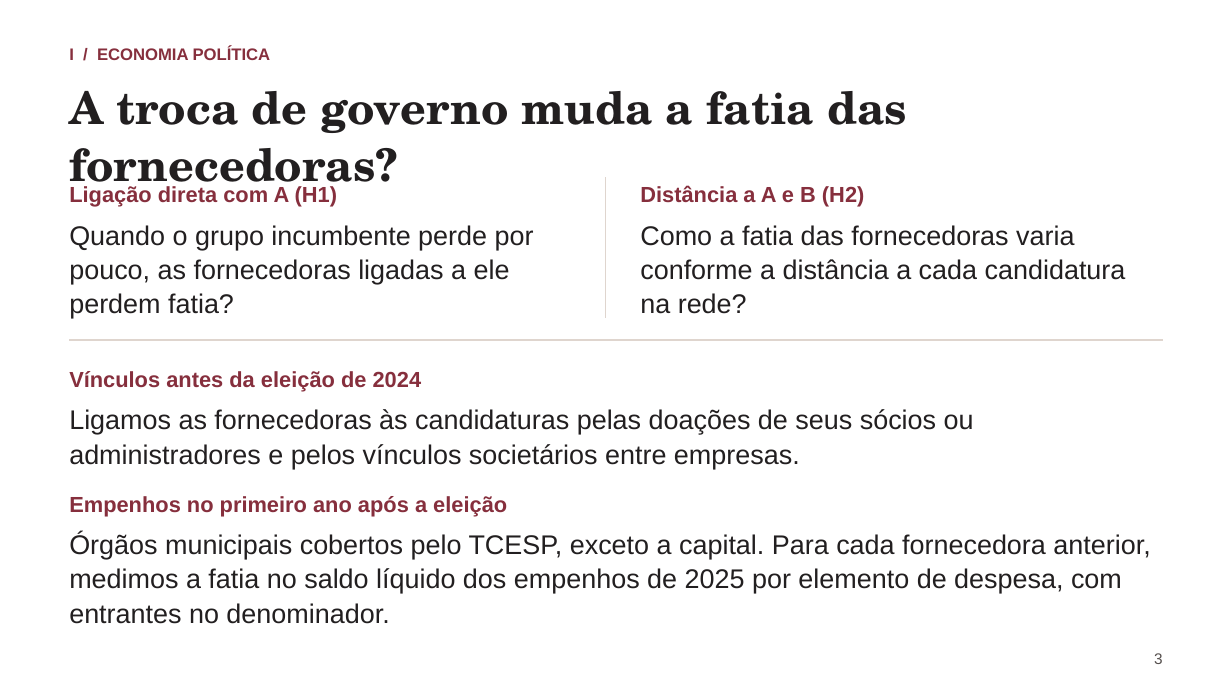
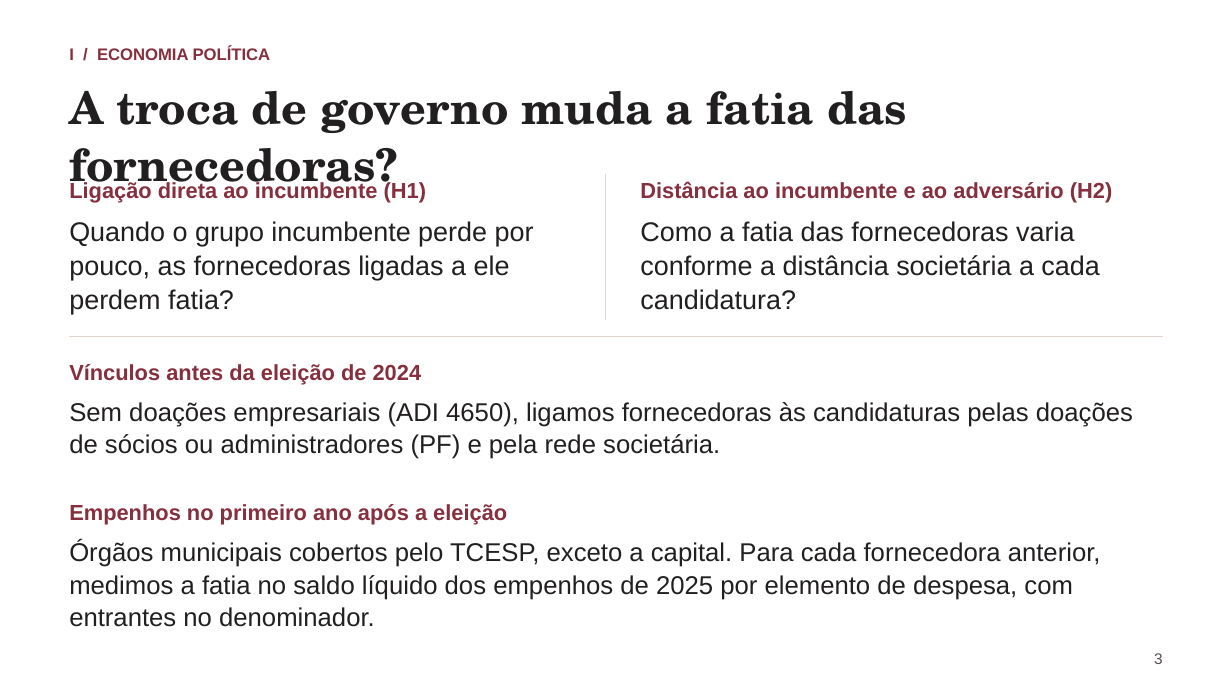
Before and after one commit to rafaelt0/redes-empresariais-alternancia-politica, a slide deck: slide 3 of output/deck.pptx. Drawn at 1232x693 pixels with LibreOffice and Linux fonts; fonts in the diff are those of the drawing. Boxes give left, top, right and bottom in pixels: in the first picture for what was removed or moved away, otherwise in the second. Text is boxed around its words. In the diff, an @@ line names an element or a change of style, - is before the commit and + after.

```diff
--- a/output/deck.pptx
+++ b/output/deck.pptx
@@ text at (69,181,426,203): text changed @@
-Ligação direta com A (H1)
+Ligação direta ao incumbente (H1)
@@ text at (640,181,1112,203): text changed @@
-Distância a A e B (H2)
+Distância ao incumbente e ao adversário (H2)
@@ text at (640,221,1099,310): text changed @@
-Como a fatia das fornecedoras varia conforme a distância a cada candidatura na rede?
+Como a fatia das fornecedoras varia conforme a distância societária a cada candidatura?
@@ 2 texts, 1 line: place and size @@
-2 texts, 1 line at (69,225,1163,392)
+2 texts, 1 line at (69,221,1163,384)
@@ text at (69,402,1133,459): text changed; size 21 to 20 pt @@
-Ligamos as fornecedoras às candidaturas pelas doações de seus sócios ou administradores e pelos vínculos societários entre empresas.
+Sem doações empresariais (ADI 4650), ligamos fornecedoras às candidaturas pelas doações de sócios ou administradores (PF) e pela rede societária.
@@ text "Empenhos no primeiro ano após ...": place and size @@
-text "Empenhos no primeiro ano após ..." at (69,496,507,516)
+text "Empenhos no primeiro ano após ..." at (69,504,507,525)
@@ text "Órgãos municipais cobertos pelo TCESP, ...": place and size @@
-text "Órgãos municipais cobertos pelo TCESP, ..." at (69,533,1150,624)
+text "Órgãos municipais cobertos pelo TCESP, ..." at (69,540,1101,627)
@@ text "Órgãos municipais cobertos pelo TCESP, ..." at (69,540,1101,627): size 21 to 20 pt @@
```
Also in this commit, not shown: 6 other slides changed, 10 other files.
